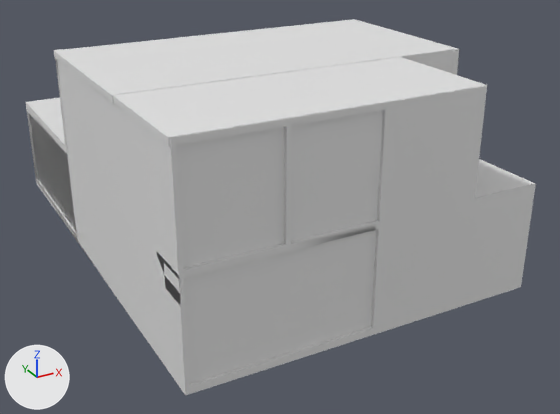
What one commit did to the FBX model Assets/Models/The hub.fbx.
Before and after are seen from a camera (50 mm lens) standing at (-7.28, -19.64, 9.63) and looking at (2.22, -2.37, 0.99). The lights are fixed; the arrows at lower left show +X, +Y and +Z. Where no turn or scale is listed for an object, it has been applied to the vertices. Vertices at the same position are counted once.

The scene before the commit, as lines of its bpy script (objects in view):
```python
me_cube_030 = bpy.data.meshes.new('Cube.030')
me_cube_030.from_pydata(...)  # a box spanning x -100.0..100.0, y -100.0..100.0, z -100.0..100.0
me_cube_031 = bpy.data.meshes.new('Cube.031')
me_cube_031.from_pydata(...)  # a box spanning x -3.6..3.6, y -1.52..1.52, z -0.08..0.08
me_cube_032 = bpy.data.meshes.new('Cube.032')
me_cube_032.from_pydata(...)  # 2000 vertices, 1558 faces; spans x -2.83..6.19, y -7.65..5.2, z -0.1..5.37
me_cube_032.materials.append(mat_material)  # white #e7e7e7
ob_cube = bpy.data.objects.new('Cube', me_cube_030)
ob_cube.location = (1.66, -2.19, 5.3)
ob_cube.rotation_euler = (1.571, 0.0, -3.142)  # degrees (90, 0, -180)
ob_cube.scale = (0.0453, 0.0008, 0.0237)
ob_cube_001 = bpy.data.objects.new('Cube.001', me_cube_031)
ob_cube_001.location = (0.74, -6.11, 5.3)
ob_cube_007 = bpy.data.objects.new('Cube.007', me_cube_032)
ob_cube_007.location = (0.0, 0.0, 0.0)
```
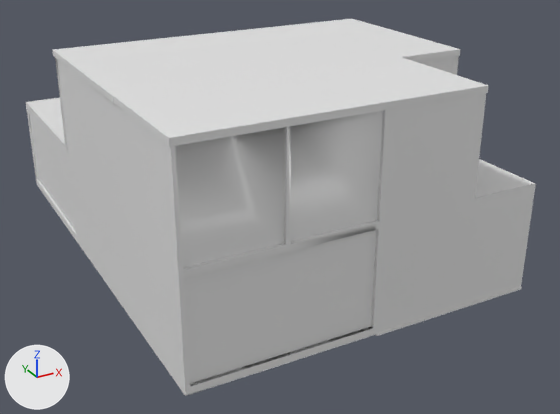
Commit message: fixed hub

Where the newer file only moved an object's origin or applied its transform, the numbers keep the older frame.

What differs and where, as boxes [x1, y1, x2, y2] in the pictures (560 x 414 px):
```json
{"object": "Cube.007", "change": "reshaped", "before": [26, 49, 536, 395], "after": [26, 56, 536, 396]}
{"object": "Cube", "change": "moved, rescaled", "before": [54, 19, 458, 103], "after": [53, 19, 460, 104]}
{"part": 1, "of": "me_cube_032", "change": "added", "after": [371, 287, 522, 336]}
{"part": 2, "of": "me_cube_032", "change": "added", "after": [37, 185, 376, 396]}
```

Scene script edits in JSON lines:
```json
{"block": "me_cube_032", "where": "me_cube_032.from_pydata(...)  # 2000 vertices, 1558 faces; spans x -2.83..6.19, y -7.65..5.2, z -0.1..5.37"}
{"block": "me_cube_032", "where": "# used by ob_cube_007; location = (0.0, 0.0, 0.0)"}
{"block": "me_cube_032", "change": "me_cube_032 part 1: a new loose piece, a box spanning x 1.797..6.203, y -7.658..0.208, z -0.068..0.0, in mat_material (white #e7e7e7)"}
{"block": "me_cube_032", "change": "me_cube_032 part 2: a new loose piece, a box spanning x -2.826..1.806, y -7.635..5.181, z -0.035..0.0, in mat_material (white #e7e7e7)"}
{"op": "set", "path": "ob_cube.location", "old": "(1.66, -2.19, 5.3)", "new": "(1.66, -2.17, 5.3)"}
{"op": "set", "path": "ob_cube.scale", "old": "(0.0453, 0.0008, 0.0237)", "new": "(0.0453, 0.0008, 0.0247)"}
```
